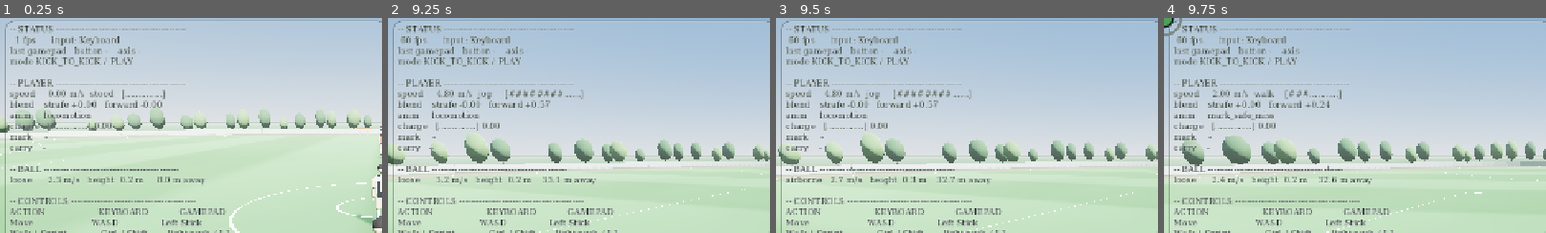
Above: before the commit, frames 1-4 (left to right).
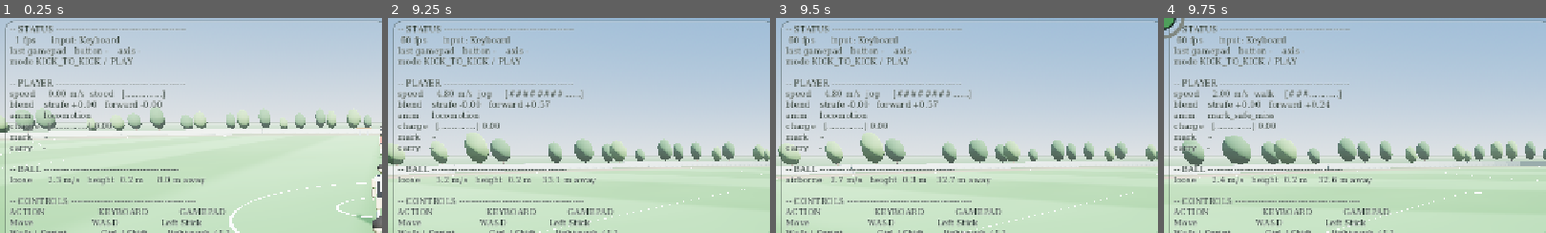
Above: after the commit, the same moments.

Repository: Yaandle/aussie-rules2
Game: Godot game, scene res://scenes/modes/kick_to_kick.tscn
Two runs of this game, one before a commit and one after it. Both use one fixed random seed, a clock stepped at 60 frames per second and the inputs below. This scene is started directly instead of the project's main scene.
Inputs (mouse positions are % of the whole screen's width and height, from its top left):
- Up to frame 1 (0.25 s): no input
- Up to frame 2 (9.25 s): tap Enter (ui_accept) at 0.5, 0.77, 1.52, 3.02, 3.77, 4.52, 6.02, 6.77, 7.52, 9.02 s; move the mouse to (55, 50) at 0.52 s; hold G (mark_safe) 0.53-1.28 s; hold W (move_forward) 0.53-5.78 s; tap H (mark_aggressive) at 0.6, 1.55, 3.05, 4.55, 6.05, 7.55, 9.05 s; click (55, 50) at 0.67 s; move the mouse to (45, 50) at 1.27 s; tap G (mark_safe) at 1.35, 3.8, 8.3 s; move the mouse to (52, 48) at 2.02 s; hold G (mark_safe) 2.03-2.78 s; tap Space (bounce) at 2.1 s; move the mouse to (49, 52) at 2.77 s; tap L (bump_stance) at 2.85 s; click (49, 52) at 2.92 s; move the mouse to (57, 51) at 3.52 s; hold V (call_for_ball) 3.53-4.28 s; move the mouse to (42, 49) at 4.27 s; tap Down (camera_down) at 4.35 s; move the mouse to (51, 50) at 5.02 s; hold G (mark_safe) 5.03-5.78 s; tap Left (camera_left) at 5.1 s; click (51, 50) at 5.17 s; move the mouse to (46, 48) at 5.77 s; hold D (move_right) 5.78-6.53 s; tap C (camera_recenter) at 5.85 s; move the mouse to (55, 50) at 6.52 s; hold G (mark_safe) 6.53-7.28 s; hold W (move_forward) 6.53-8.78 s; tap Right (camera_right) at 6.6 s; move the mouse to (45, 50) at 7.27 s; tap Up (camera_up) at 7.35 s; click (45, 50) at 7.42 s; move the mouse to (52, 48) at 8.02 s; hold Y (confirm) 8.03-8.78 s; move the mouse to (49, 52) at 8.77 s; hold A (move_left) from 8.78 s (still down); tap N (decline) at 8.85 s
- Up to frame 3 (9.5 s): keep holding A (move_left)
- Up to frame 4 (9.75 s): move the mouse to (57, 51) at 9.52 s; release A (move_left) at 9.53 s; hold W (move_forward) from 9.53 s (still down); hold G (mark_safe) from 9.53 s (still down); tap X (goal_set_shot) at 9.6 s; click (57, 51) at 9.67 s
The pictures show only the part of the screen within x 0-50%, y 0-50%; the shares and areas given below are measured in that part.

Frames 1-3 are identical in both runs. In frame 4, 0.2% of the frame differs, in the area x 0-6%, y 0-10%.

Commit message:
Mark prompt: shows the button pressed, closing ring, SMOTHER badge
Playtest notes (career, full team):
- 'Y still comes up. If the marking cue appears and I click A it should
  show it, same with X and Y.' Holding A left the badge on the
  recommendation (often Y, whose range opens first), and a Y jump hid
  the badge. MarkPrompt now starts on live_mark_prompt()'s pick and
  switches to whichever of A/X/Y is pressed for the rest of that ball's
  flight; PlayerController.committed_mark_tier() keeps it up while A is
  held and through the Y jump.
- 'Make the ring easier to see': the sweep is now a thick, ink-outlined
  ring closing from RING_CLOSE_START_RADIUS onto a faint target ring
  around the badge, landing at press-now. Same countdown source
  (MarkCueModel.cue_time_to_press). Badge 15 -> 18 px.
- 'A/X/Y appears when the opposition is kicking; you can't mark it,
  replace with smother': live_mark_prompt() stays NONE for an opponent's
  kick until it is MARK_STAND_MIN_DISTANCE (15m) off the boot, and an
  opponent in kick stance or mid-swing within smother range shows an
  X SMOTHER badge. PlayerController.live_smother_target() is the one
  filter behind both the badge and _update_smother.

Side effect: AIBrain's Running-mark tap reads live_mark_prompt(), so AI
no longer tries a Running mark on an opponent kick inside 15m.

Headless check (scratch scene, deleted): opponent in stance 3m away ->
SMOTHER_DIVE badge; after the kick, no prompt. Teammate delivery from
33m: recommendation MARK_AGGRESSIVE, press A -> badge MARK_SAFE held to
the catch. Frames rendered with --write-movie to check both badges.
Feel of the ring size/lead still needs a playtest.

Co-Authored-By: Claude Opus 5.5 <noreply@anthropic.com>

Diff:
--- a/scripts/player/player_controller.gd
+++ b/scripts/player/player_controller.gd
@@ -1380,16 +1380,11 @@
 			if to_target.length_squared() > 0.0001:
 				_smother_dive_direction = to_target.normalized()
 		return
-	if is_carrying() or _stun_timer > 0.0 or _action != Tuning.Action.NONE \
-			or _smother_dive_cooldown > 0.0:
+	if live_smother_target() == null:
 		return
 	if not _brain.wants_smother():
 		return
-	var target := _nearest_player(Tuning.SMOTHER_COMMIT_RANGE, func(other: PlayerController) -> bool:
-		return other.team != team and other.is_carrying() \
-			and (other.is_kick_aiming() or other.is_mid_kick_swing()))
-	if target == null:
-		return
+	var target := live_smother_target()
 
 	_smother_dive_target = target
 	var to_target := target.global_position - global_position
@@ -1399,6 +1394,20 @@
 	_smother_dive_timer = Tuning.SMOTHER_DIVE_DURATION
 	_smother_dive_cooldown = Tuning.SMOTHER_DIVE_COOLDOWN
 	_begin(Tuning.Action.SMOTHER_DIVE)
+
+
+## Who a smother tap would dive at right now, or null: the nearest opponent
+## within SMOTHER_COMMIT_RANGE whose kick can still be blocked (in stance or
+## mid-swing), and only while this player is free to commit. The one filter
+## behind both _update_smother and MarkPrompt's SMOTHER badge, so the badge
+## shows exactly when the button would do something.
+func live_smother_target() -> PlayerController:
+	if is_carrying() or _stun_timer > 0.0 or _action != Tuning.Action.NONE \
+			or _smother_dive_timer > 0.0 or _smother_dive_cooldown > 0.0:
+		return null
+	return _nearest_player(Tuning.SMOTHER_COMMIT_RANGE, func(other: PlayerController) -> bool:
+		return other.team != team and other.is_carrying() \
+			and (other.is_kick_aiming() or other.is_mid_kick_swing()))
 
 
 ## Runs every physics frame a smother dive is live, after the body has
@@ -2283,7 +2292,15 @@
 	# and it says no to a handball for the same reason.
 	if not is_instance_valid(ball) or _mark_attempt_blocked(ball) or not ball.is_kick_flight():
 		return Tuning.Action.NONE
-	var running_live := _ball_in_catch_reach(ball, Tuning.MARK_RUNNING_REACH_SCALE)
+	# An opponent's kick still within MARK_STAND_MIN_DISTANCE of the boot is
+	# a smother chance, not a mark (playtest: the man on the mark saw A/X/Y
+	# light up the instant the kicker struck it). It couldn't be a legal mark
+	# anyway: that needs the same 15m. MarkPrompt shows the SMOTHER badge
+	# while the kicker is still lining up instead.
+	if ball.kick_team() != team and ball.kick_team() != Tuning.Team.NONE \
+			and ball.distance_since_launch() < Tuning.MARK_STAND_MIN_DISTANCE:
+		return Tuning.Action.NONE
+	var running_live :=_ball_in_catch_reach(ball, Tuning.MARK_RUNNING_REACH_SCALE)
 	if running_live and _speed > Tuning.JOG_SPEED:
 		return Tuning.Action.MARK_RUNNING
 	if _ball_in_catch_reach(ball, Tuning.MARK_SAFE_REACH_SCALE):
@@ -2609,6 +2626,21 @@
 	return _mark_readying
 
 
+## The mark tier this player has already committed to and that hasn't
+## resolved yet: MARK_SAFE while A is held, MARK_AGGRESSIVE from the Y jump
+## until its contact frame. NONE otherwise (Running resolves on its own
+## press frame, so there is nothing in between to report). MarkPrompt reads
+## this so the badge shows the button actually pressed, not whichever tier
+## live_mark_prompt() would recommend (playtest: "Y still comes up" while
+## holding A).
+func committed_mark_tier() -> Tuning.Action:
+	if _mark_readying:
+		return Tuning.Action.MARK_SAFE
+	if _action == Tuning.Action.MARK_AGGRESSIVE and not _action_fired:
+		return Tuning.Action.MARK_AGGRESSIVE
+	return Tuning.Action.NONE
+
+
 func protected_seconds() -> float:
 	return _protected_timer
 
--- a/scripts/ui/mark_prompt.gd
+++ b/scripts/ui/mark_prompt.gd
@@ -39,9 +39,27 @@
 ## own — a physical "now" cue on top of the visual one, once per live
 ## window (_ring_completed guards against repeating it every frame the
 ## ring stays full while the ball's still arriving).
-
-const BADGE_RADIUS := 15.0
-const LABEL_SIZE := 16
+##
+## 2026-10-24 playtest pass, three changes:
+## * The badge shows the button you pressed. It starts on live_mark_
+##   prompt()'s recommendation, then switches to A/X/Y the moment one is
+##   pressed and holds it for the rest of that ball's flight, including
+##   while A is held and through the Y jump (PlayerController.
+##   committed_mark_tier). Before, holding A still showed whatever the
+##   recommendation was, often Y, and a Y jump hid the badge entirely.
+## * The cue is a ring closing in on the badge, not a sweep: a thick ring
+##   starts RING_CLOSE_START_RADIUS out and shrinks onto a faint target
+##   ring around the badge, landing on it at press-now. Same countdown
+##   (MarkCueModel.cue_time_to_press), drawn bigger and outlined in ink so
+##   it reads over grass ("make this easier to see").
+## * SMOTHER badge. An opponent lining up a kick within reach of a smother
+##   (PlayerController.live_smother_target) shows X SMOTHER instead of a
+##   mark prompt, and live_mark_prompt() now stays quiet for an opponent's
+##   kick until it is MARK_STAND_MIN_DISTANCE off the boot.
+
+const BADGE_RADIUS := 18.0
+const LABEL_SIZE := 19
+const CAPTION_SIZE := 12
 
 ## Fixed ring radius (no longer animated in/out — see this file's own
 ## header) and how many seconds of live offset the sweep's full lap spans.
@@ -58,10 +76,17 @@
 ## the sweep room to start well before the ball is even close and still
 ## finish its lap at the same honest instant (mark_timing_offset() is
 ## unchanged — only how much runway the sweep gets to visualise it grew).
-const RING_LEAD_TIME := 1.8        ## s of live offset mapped across the sweep's full lap
-const RING_THICKNESS := 3.0
-const RING_SEGMENTS := 40
-const RING_SWEEP_START := -PI / 2.0   ## 12 o'clock; sweeps clockwise from there
+const RING_LEAD_TIME := 1.8        ## s of live offset mapped across the closing ring
+const RING_THICKNESS := 5.0
+const RING_SEGMENTS := 48
+## Where the closing ring starts, at the beginning of the RING_LEAD_TIME
+## countdown. It shrinks to RING_RADIUS, landing on the target ring at
+## press-now.
+const RING_CLOSE_START_RADIUS := RING_RADIUS + 58.0
+const TARGET_RING_THICKNESS := 2.0
+const TARGET_RING_ALPHA := 0.55
+## Ink outline drawn under the closing ring so it reads over turf.
+const RING_OUTLINE_EXTRA := 3.0
 
 ## Brief post-resolution flash so the result reads as clearly as the
 ## countdown did — connects directly to the player's own mark_caught/
@@ -102,7 +127,17 @@
 var _screen_pos := Vector2.ZERO
 var _visible_this_frame := false
 var _ring_visible_this_frame := false
-var _ring_progress := 0.0   ## 0 = sweep just started, 1 = a full lap — press now
+var _ring_progress := 0.0   ## 0 = ring just started closing, 1 = on the badge — press now
+
+## The button pressed during this ball's live window, or NONE until one is.
+## Overrides the recommendation for display (see this file's header) and is
+## cleared once the window closes.
+var _chosen_tier := Tuning.Action.NONE
+## True from the first frame live_mark_prompt() goes live until neither it
+## nor a committed attempt is left. A held A or an airborne Y only keeps the
+## badge up inside an open window, so holding A while a ball is in the air
+## somewhere else doesn't conjure a badge.
+var _window_open := false
 
 ## Guards the completion rumble/pop to firing once per live window, not
 ## every frame the sweep sits at a full lap waiting for the ball to
@@ -139,7 +174,7 @@
 	if is_instance_valid(player) and is_instance_valid(ball):
 		var camera := player.camera as Camera3D
 		if is_instance_valid(camera):
-			var tier := player.live_mark_prompt(ball)
+			var tier := _display_tier()
 			if tier != Tuning.Action.NONE:
 				var world := player.global_position + Vector3.UP * Tuning.MARK_PROMPT_HEIGHT
 				if not camera.is_position_behind(world):
@@ -151,7 +186,8 @@
 					_screen_pos = camera.unproject_position(world)
 					_tier = tier
 					live_now = true
-					_update_ring()
+					if tier != Tuning.Action.SMOTHER_DIVE:
+						_update_ring()
 	_visible_this_frame = live_now
 
 	if not live_now or _tier != previous_tier:
@@ -162,6 +198,35 @@
 		InputManager.rumble(Tuning.RUMBLE_MARK_TIMING_CUE)
 
 	_canvas.queue_redraw()
+
+
+## What the badge should show this frame: the pressed (or still-committed)
+## tier inside an open mark window, else the recommendation, else the
+## SMOTHER badge (Action.SMOTHER_DIVE stands in for it), else NONE.
+func _display_tier() -> Tuning.Action:
+	var live := player.live_mark_prompt(ball)
+	var committed := player.committed_mark_tier()
+	if live != Tuning.Action.NONE:
+		_window_open = true
+	elif committed == Tuning.Action.NONE:
+		_window_open = false
+		_chosen_tier = Tuning.Action.NONE
+	if _window_open:
+		if live != Tuning.Action.NONE:
+			# Read, not consumed: PlayerController's own buffered reads of
+			# the same actions are untouched by this.
+			if Input.is_action_just_pressed(&"mark_safe"):
+				_chosen_tier = Tuning.Action.MARK_SAFE
+			elif Input.is_action_just_pressed(&"mark_running"):
+				_chosen_tier = Tuning.Action.MARK_RUNNING
+			elif Input.is_action_just_pressed(&"mark_aggressive"):
+				_chosen_tier = Tuning.Action.MARK_AGGRESSIVE
+		if committed != Tuning.Action.NONE:
+			_chosen_tier = committed
+		return _chosen_tier if _chosen_tier != Tuning.Action.NONE else live
+	if is_instance_valid(player.live_smother_target()):
+		return Tuning.Action.SMOTHER_DIVE
+	return Tuning.Action.NONE
 
 
 ## Aggressive's catch resolves ACTION_CONTACT[MARK_AGGRESSIVE] seconds
@@ -210,11 +275,10 @@
 	# not-closing sentinel.
 	var to_press := MarkCueModel.cue_time_to_press(player, ball, _tier, cue_source)
 	if is_nan(to_press):
-		_ring_progress = 0.0   # nothing meaningful to count down yet — sweep hasn't started
+		_ring_progress = 0.0   # nothing meaningful to count down yet — ring hasn't started closing
 		return
-	# 0 at the start of the countdown window, 1 (a full lap) right at the
-	# press-now instant — see this file's own header for why a sweep reads
-	# more directly as "go" than the old shrinking-ring version did.
+	# 0 at the start of the countdown window, 1 (ring on the badge) right
+	# at the press-now instant.
 	_ring_progress = clampf(1.0 - to_press / RING_LEAD_TIME, 0.0, 1.0)
 
 
@@ -232,15 +296,26 @@
 		canvas.draw_arc(_screen_pos, radius, 0.0, TAU, RING_SEGMENTS, _flash_colour(),
 			RING_THICKNESS, true)
 	elif _ring_visible_this_frame:
-		var radius := RING_RADIUS
+		var ring_colour := _badge_colour(_tier)
+		var target_radius := RING_RADIUS
 		if _cue_timer > 0.0:
-			# The completion pop — a quick outward flick right as the sweep
-			# finishes its lap, on top of the rumble fired the same instant
-			# (see _process()).
-			radius += CUE_RING_GROW * (_cue_timer / CUE_DURATION)
-		var sweep_end := RING_SWEEP_START + _ring_progress * TAU
-		canvas.draw_arc(_screen_pos, radius, RING_SWEEP_START, sweep_end,
-			RING_SEGMENTS, _badge_colour(_tier), RING_THICKNESS, true)
+			# The completion pop — a quick outward flick right as the ring
+			# lands, on top of the rumble fired the same instant (see
+			# _process()).
+			target_radius += CUE_RING_GROW * (_cue_timer / CUE_DURATION)
+		canvas.draw_arc(_screen_pos, target_radius, 0.0, TAU, RING_SEGMENTS,
+			Color(ring_colour, TARGET_RING_ALPHA), TARGET_RING_THICKNESS, true)
+		if _ring_progress > 0.0 and _ring_progress < 1.0:
+			var radius := lerpf(RING_CLOSE_START_RADIUS, RING_RADIUS, _ring_progress)
+			# Fades in over the first part of the countdown so it doesn't pop.
+			var alpha := clampf(_ring_progress * 4.0, 0.0, 1.0)
+			canvas.draw_arc(_screen_pos, radius, 0.0, TAU, RING_SEGMENTS,
+				Color(SoftBrutalist.INK, alpha), RING_THICKNESS + RING_OUTLINE_EXTRA, true)
+			canvas.draw_arc(_screen_pos, radius, 0.0, TAU, RING_SEGMENTS,
+				Color(ring_colour, alpha), RING_THICKNESS, true)
+		elif _ring_progress >= 1.0:
+			canvas.draw_arc(_screen_pos, target_radius, 0.0, TAU, RING_SEGMENTS,
+				ring_colour, RING_THICKNESS, true)
 
 	var font := SoftBrutalist.font(SoftBrutalist.WEIGHT_HEAVY)
 	var colour := _badge_colour(_tier)
@@ -250,6 +325,15 @@
 	var size := font.get_string_size(label, HORIZONTAL_ALIGNMENT_CENTER, -1, LABEL_SIZE)
 	canvas.draw_string(font, _screen_pos - size * 0.5 + Vector2(0.0, size.y * 0.5),
 		label, HORIZONTAL_ALIGNMENT_LEFT, -1, LABEL_SIZE, SoftBrutalist.PANEL)
+	if _tier == Tuning.Action.SMOTHER_DIVE:
+		var caption := "SMOTHER"
+		var caption_size := font.get_string_size(caption, HORIZONTAL_ALIGNMENT_CENTER, -1, CAPTION_SIZE)
+		var caption_pos := _screen_pos + Vector2(-caption_size.x * 0.5,
+			BADGE_RADIUS + 6.0 + caption_size.y * 0.5)
+		canvas.draw_string_outline(font, caption_pos, caption, HORIZONTAL_ALIGNMENT_LEFT, -1,
+			CAPTION_SIZE, 4, SoftBrutalist.INK)
+		canvas.draw_string(font, caption_pos, caption, HORIZONTAL_ALIGNMENT_LEFT, -1,
+			CAPTION_SIZE, SoftBrutalist.PANEL)
 
 
 func _flash_colour() -> Color:
@@ -261,7 +345,7 @@
 
 func _badge_colour(tier: Tuning.Action) -> Color:
 	match tier:
-		Tuning.Action.MARK_RUNNING:
+		Tuning.Action.MARK_RUNNING, Tuning.Action.SMOTHER_DIVE:
 			return SoftBrutalist.BUTTON_X
 		Tuning.Action.MARK_AGGRESSIVE:
 			return SoftBrutalist.BUTTON_Y
@@ -271,7 +355,7 @@
 
 func _badge_label(tier: Tuning.Action) -> String:
 	match tier:
-		Tuning.Action.MARK_RUNNING:
+		Tuning.Action.MARK_RUNNING, Tuning.Action.SMOTHER_DIVE:
 			return "X"
 		Tuning.Action.MARK_AGGRESSIVE:
 			return "Y"
